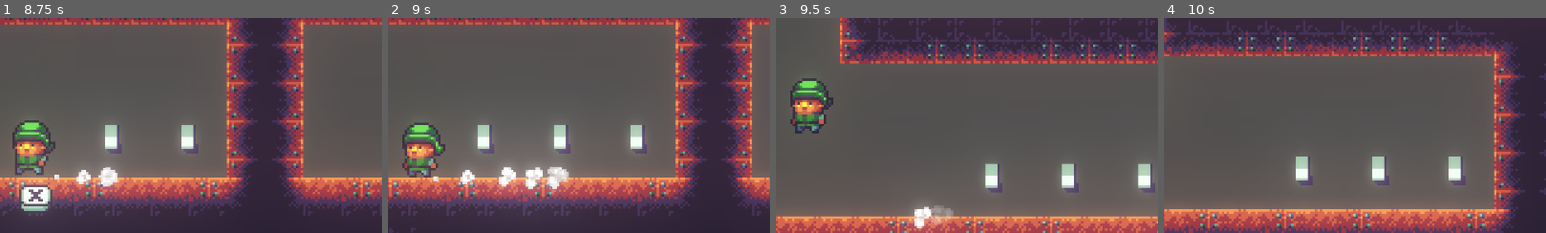
Above: before the commit, frames 1-4 (left to right).
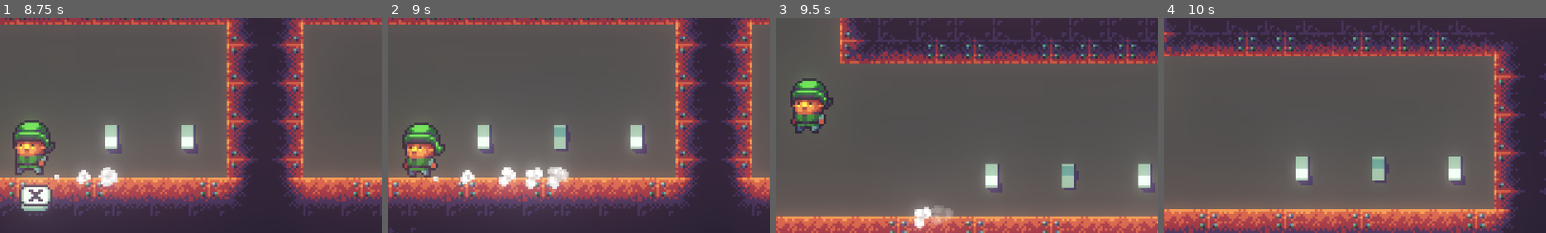
Above: after the commit, the same moments.

Repository: lethiandev/gd-christmas-morning
Game: Godot game, scene res://stages/workshop/workshop_stage.tscn
Two runs of this game, one before a commit and one after it. Both use one fixed random seed, a clock stepped at 60 frames per second and the inputs below. This scene is started directly instead of the project's main scene.
Inputs (mouse positions are % of the whole screen's width and height, from its top left):
- Up to frame 1 (8.75 s): tap Enter at 0.5, 2 s; move the mouse to (45, 70) at 0.52 s; hold D (move_right) 0.53-2.03 s; tap X (interact) every 0.75 s from 0.6 to 8.1 s; click (45, 70) at 0.67 s; tap W (jump) at 0.77, 1.52, 3.02, 3.77, 4.52, 6.02, 6.77, 7.52 s; tap Space at 1.25 s; move the mouse to (80, 65) at 1.27 s; move the mouse to (20, 35) at 2.02 s; hold A (move_left) 2.03-4.28 s; move the mouse to (55, 50) at 2.77 s; click (55, 50) at 2.92 s; move the mouse to (35, 25) at 3.52 s; move the mouse to (72, 45) at 4.27 s; hold D (move_right) 4.28-8.03 s; move the mouse to (30, 55) at 5.02 s; click (30, 55) at 5.17 s; move the mouse to (60, 28) at 5.77 s; move the mouse to (45, 70) at 6.52 s; move the mouse to (80, 65) at 7.27 s; click (80, 65) at 7.42 s; move the mouse to (20, 35) at 8.02 s; hold A (move_left) from 8.03 s (still down)
- Up to frame 2 (9 s): keep holding A (move_left); move the mouse to (55, 50) at 8.77 s; tap X (interact) at 8.85 s
- Up to frame 3 (9.5 s): keep holding A (move_left); tap W (jump) at 9.02 s
- Up to frame 4 (10 s): move the mouse to (35, 25) at 9.52 s; release A (move_left) at 9.53 s; hold D (move_right) from 9.53 s (still down); tap X (interact) at 9.6 s; click (35, 25) at 9.67 s; tap W (jump) at 9.77 s
The pictures show only the part of the screen within x 50-100%, y 27-77%; the shares and areas given below are measured in that part.

Frame 1 is identical in both runs. In frame 2, 0.3% of the frame differs, in the area x 43-48%, y 50-64%; in frame 3, 0.3%, in the area x 74-80%, y 68-81%; in frame 4, 0.3%.

Commit message:
Replace switch signals usage

Diff:
--- a/src/stages/workshop/workshop_stage.tscn
+++ b/src/stages/workshop/workshop_stage.tscn
@@ -55,7 +55,7 @@
 [node name="CollisionShape2D" type="CollisionShape2D" parent="CameraArea"]
 shape = SubResource( 1 )
 
-[connection signal="switch_toggled" from="Switch" to="Switch2" method="toggle" binds= [ false ]]
-[connection signal="switch_toggled" from="Switch2" to="Switch" method="toggle" binds= [ false ]]
-[connection signal="switch_toggled" from="Switch2" to="Switch3" method="toggle" binds= [ false ]]
-[connection signal="switch_toggled" from="Switch3" to="Switch2" method="toggle" binds= [ false ]]
+[connection signal="switch_interacted" from="Switch" to="Switch2" method="toggle"]
+[connection signal="switch_interacted" from="Switch2" to="Switch" method="toggle"]
+[connection signal="switch_interacted" from="Switch2" to="Switch3" method="toggle"]
+[connection signal="switch_interacted" from="Switch3" to="Switch2" method="toggle"]
